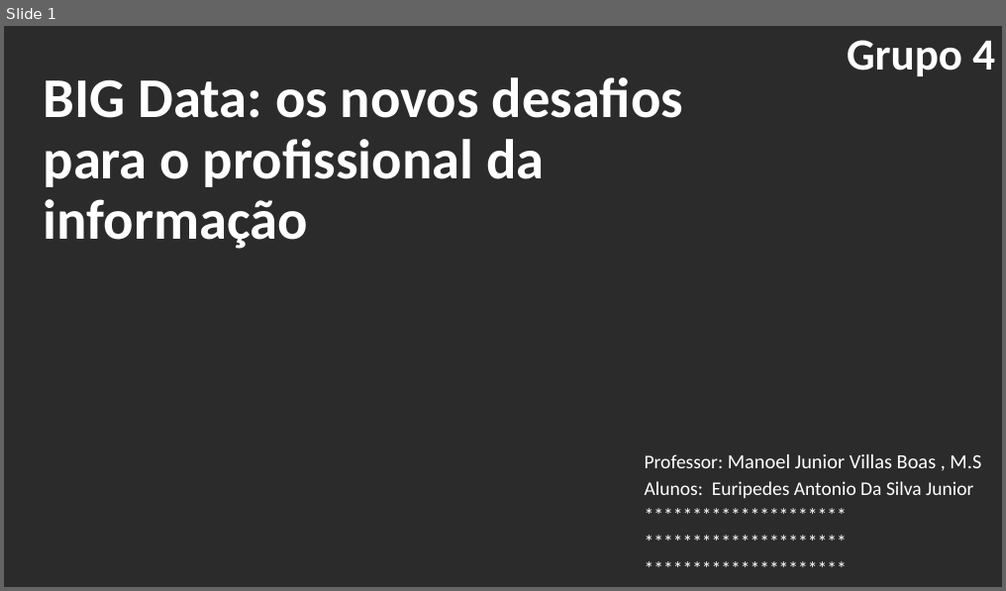
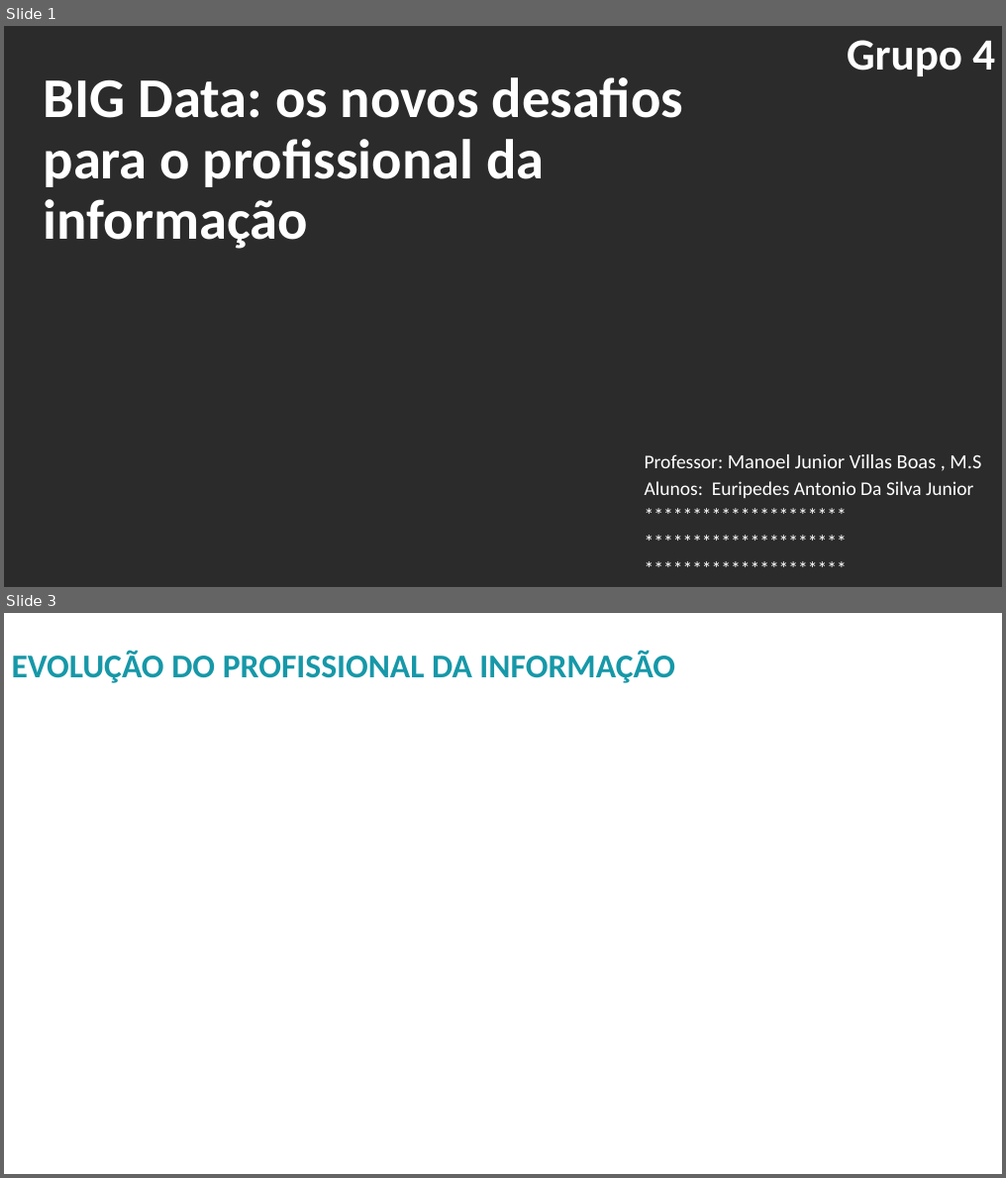
Before and after one commit to Euripedesjr9/UFRJ-ED, a slide deck: Grupo_4_BIG_Data_Desafios_profissional_info.pptx. Shown one above the other, each under a label of ours: slide 1 before the commit, slides 1 and 3 after it; the slides between them are not shown. The pictures are 1006x591 and 1006x1178 pixels, drawn with LibreOffice and Linux fonts; fonts in the diff are those of the drawing; background and template pictures are left out; a plain dark background stands for a picture behind light text. Boxes give left, top, right and bottom in pixels: in the first picture for what was removed or moved away, otherwise in the second. Text is boxed around its words. In the diff, an @@ line names an element or a change of style, - is before the commit and + after.

```diff
--- a/Grupo_4_BIG_Data_Desafios_profissional_info.pptx
+++ b/Grupo_4_BIG_Data_Desafios_profissional_info.pptx
@@ slide 3 added at (x1=4, y1=613, x2=1002, y2=1174), background picture (left out) @@
@@ title added at (x1=12, y1=651, x2=675, y2=683), 32 pt, text #1698A8, bold @@
+EVOLUÇÃO DO PROFISSIONAL DA INFORMAÇÃO
```
Also in this commit, not shown: 1 slide changed, 4 other slides added, 1 slide removed.
